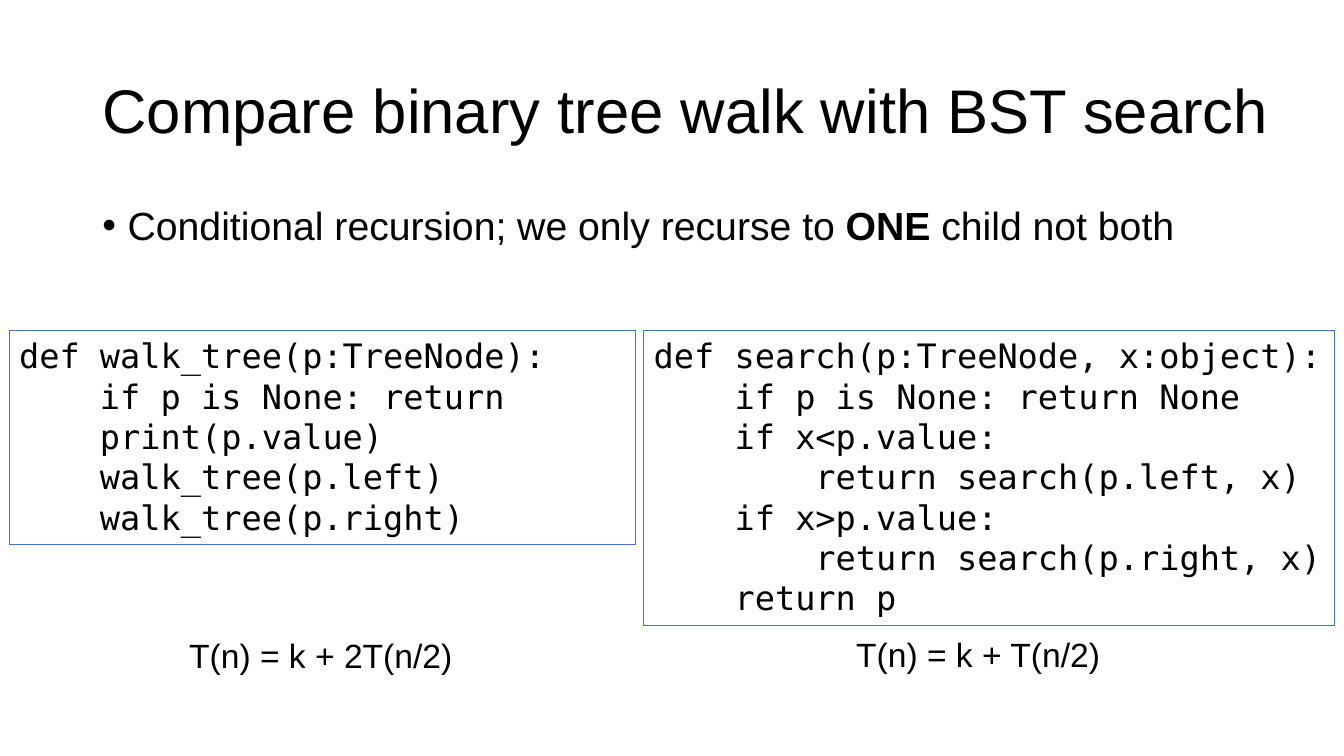
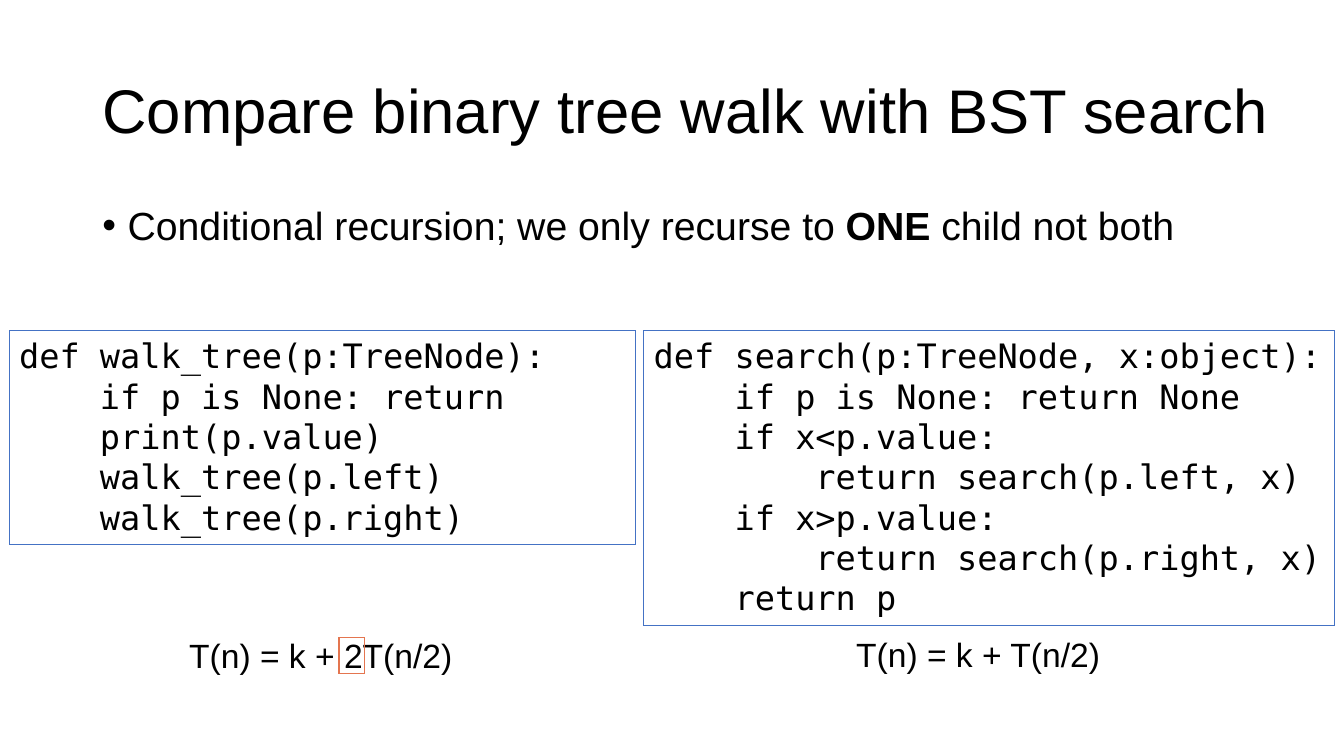
Before and after one commit to parrt/msds689, a slide deck: slide 9 of notes/walking-structures.pptx. Drawn at 1344x756 pixels with LibreOffice and Linux fonts; fonts in the diff are those of the drawing; background and template pictures are left out. Boxes give left, top, right and bottom in pixels: in the first picture for what was removed or moved away, otherwise in the second. Text is boxed around its words. In the diff, an @@ line names an element or a change of style, - is before the commit and + after.

```diff
--- a/notes/walking-structures.pptx
+++ b/notes/walking-structures.pptx
@@ rectangle added at bbox=[339, 637, 365, 674], outline #E4754F 1 pt @@
```
Also in this commit, not shown: 7 other slides changed, 4 other files.
